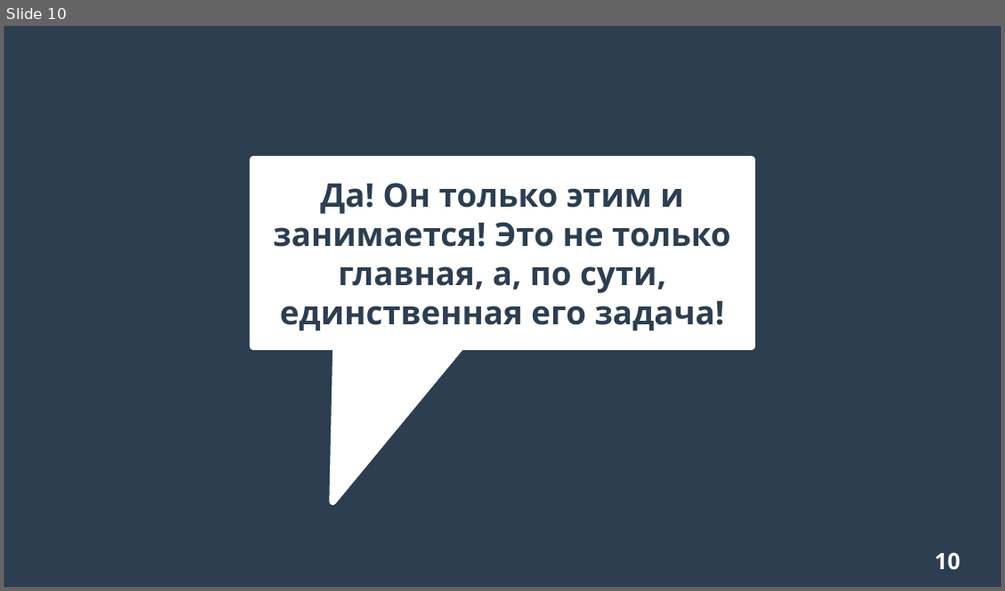
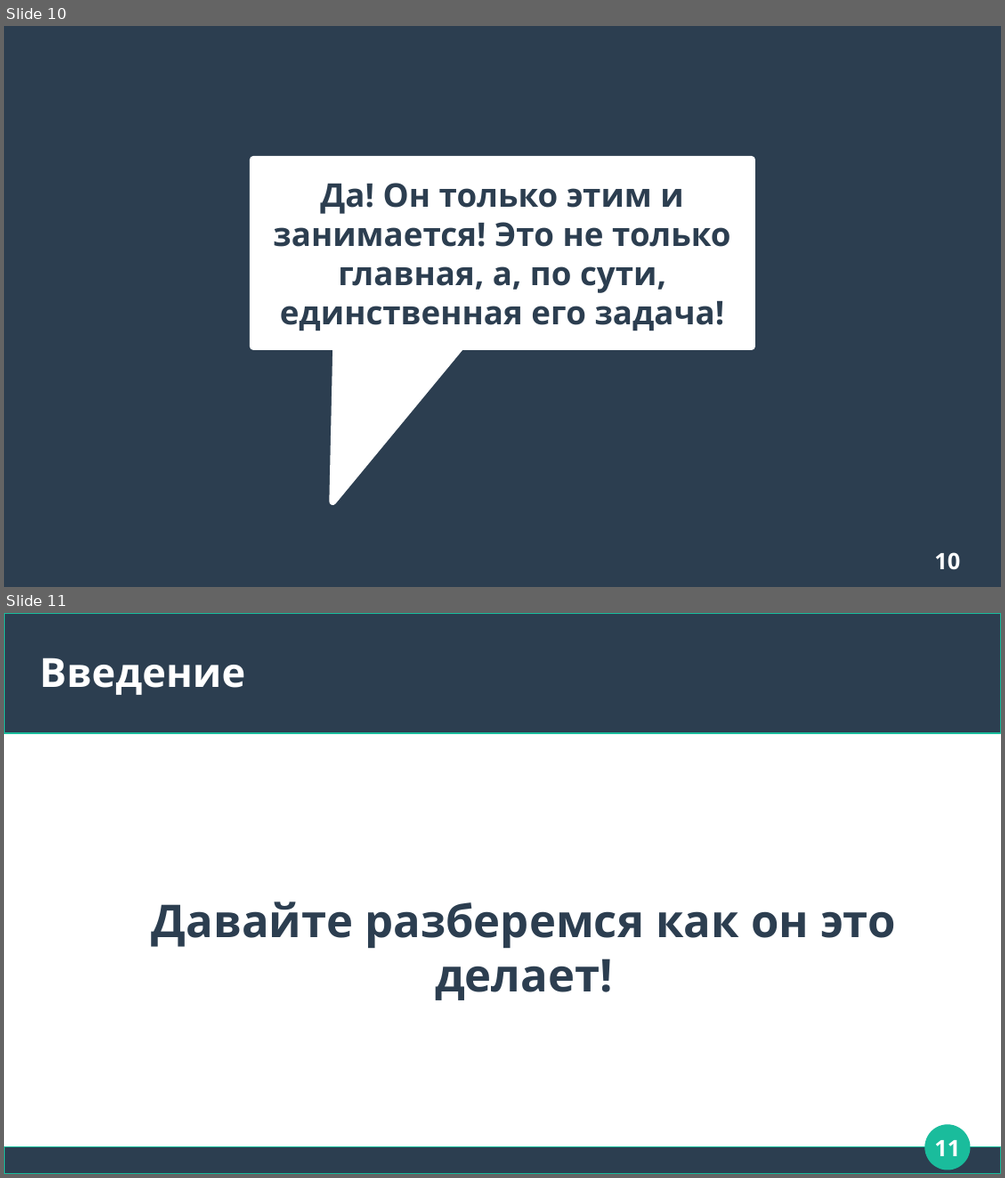
Before and after one commit to Chularev/articles, a slide deck: Psychology/4. аллостаз.odp. Shown one above the other, each under a label of ours: slide 10 before the commit, slides 10 and 11 after it. The pictures are 1005x591 and 1005x1178 pixels, drawn with LibreOffice and Linux fonts; fonts in the diff are those of the drawing. Boxes give left, top, right and bottom in pixels: in the first picture for what was removed or moved away, otherwise in the second. Text is boxed around its words. In the diff, an @@ line names an element or a change of style, - is before the commit and + after.

Commit message:
tmp

```diff
--- a/Psychology/4. аллостаз.odp
+++ b/Psychology/4. аллостаз.odp
@@ slide 11 added at <box>4,613,1001,1174</box>, background #FFFFFF @@
@@ rectangle added at <box>4,613,1001,733</box>, fill #2C3E50, outline #1ABC9C 0.85 pt @@
@@ title added at <box>40,657,245,695</box>, 32 pt, text #FFFFFF, bold @@
+Введение
@@ text added at <box>152,901,896,1000</box>, 36 pt, text #2C3E50, bold @@
+Давайте разберемся как он это делает!
@@ ellipse added at <box>926,1125,970,1169</box>, fill #1ABC9C, outline #1ABC9C 0.85 pt @@
@@ page number added at <box>934,1140,960,1156</box>, 18 pt, text #FFFFFF, bold @@
+11
@@ rectangle added at <box>4,1148,1001,1174</box>, fill #2C3E50, outline #1ABC9C 0.85 pt @@
```
Also in this commit, not shown: 1 slide removed.
